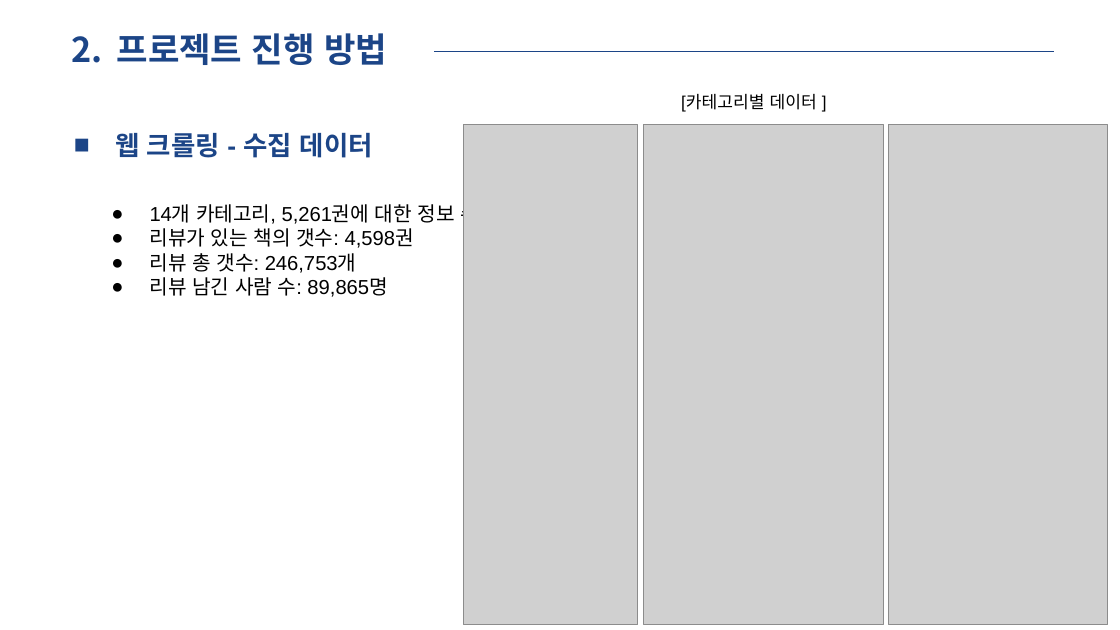
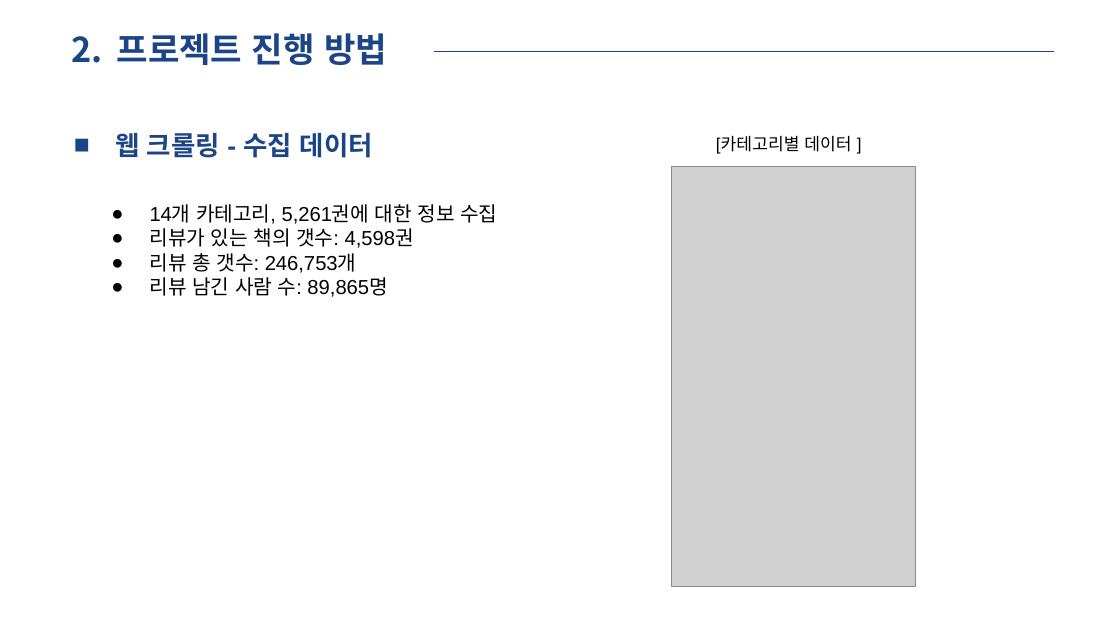
Before and after one commit to jiho-kang/RecSys_yes24_CB_CF, a slide deck: slide 11 of Project1_ppt.pptx. Drawn at 1120x630 pixels with LibreOffice and Linux fonts; fonts in the diff are those of the drawing; grey boxes stand for pictures. Boxes give left, top, right and bottom in pixels: in the first picture for what was removed or moved away, otherwise in the second. Text is boxed around its words. In the diff, an @@ line names an element or a change of style, - is before the commit and + after.

Commit message:
ppt

```diff
--- a/Project1_ppt.pptx
+++ b/Project1_ppt.pptx
@@ picture removed at [464,124,638,624] @@
@@ text "[카테고리별 데이터 ]": place and size @@
-text "[카테고리별 데이터 ]" at [681,94,817,112]
+text "[카테고리별 데이터 ]" at [716,136,851,154]
@@ picture removed at [889,124,1108,624] @@
@@ picture: place and size @@
-picture at [644,124,884,624]
+picture at [671,166,915,586]
```
Also in this commit, not shown: 1 slide added.
